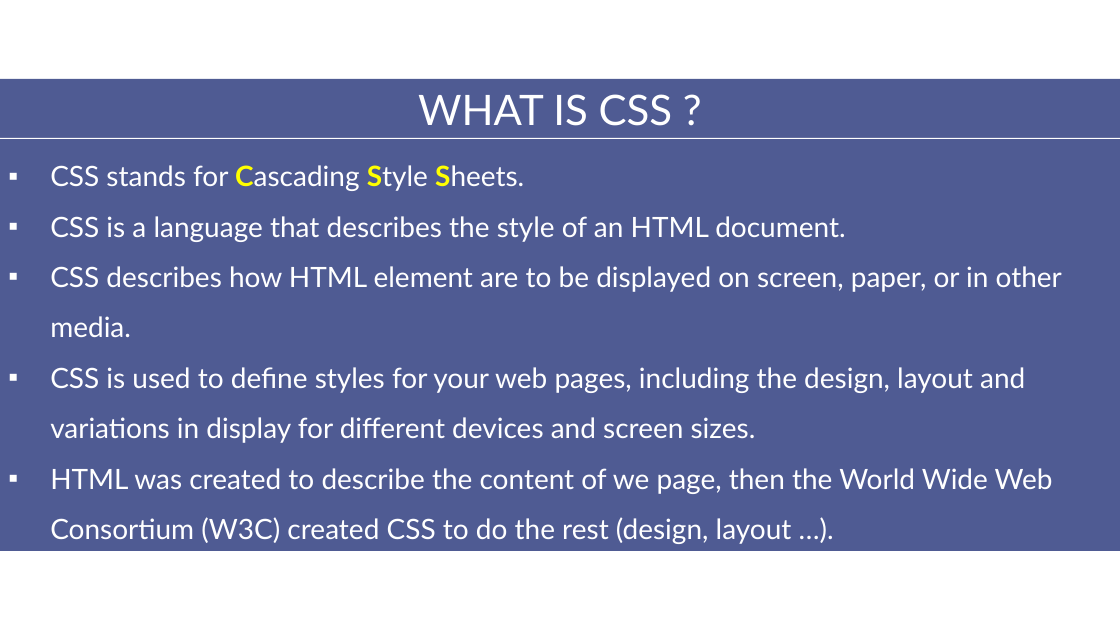
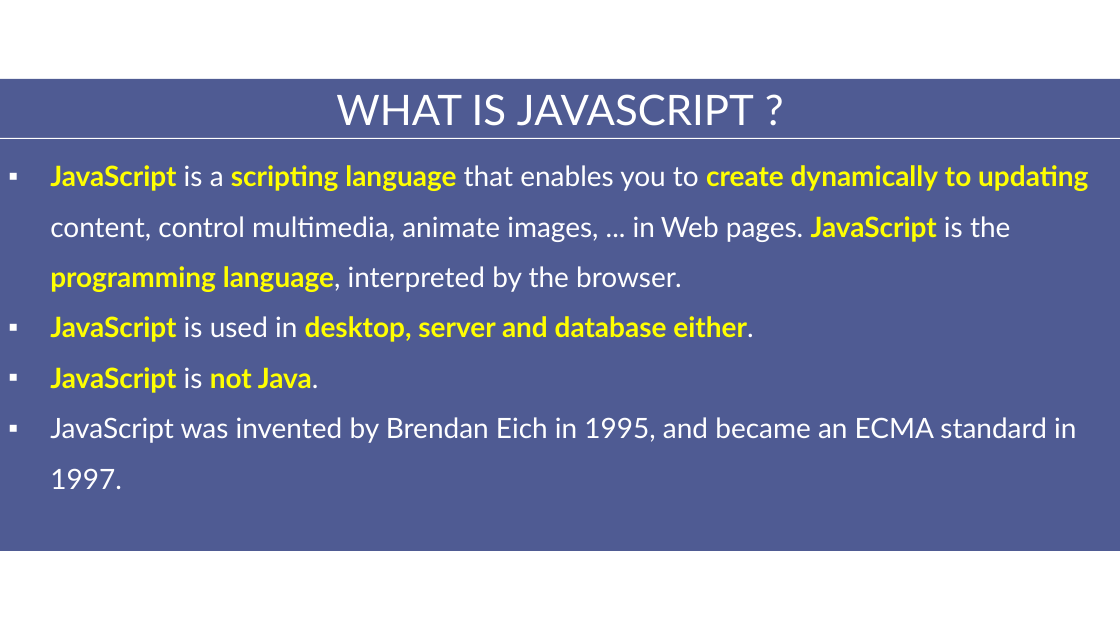
Before and after one commit to aptech-php/aptech-php-course, a slide deck: slide 3 of HTML-CSS-JS/slides/4-JavaScript.pptx. Drawn at 1120x630 pixels with LibreOffice and Linux fonts; fonts in the diff are those of the drawing. Boxes give left, top, right and bottom in pixels: in the first picture for what was removed or moved away, otherwise in the second. Text is boxed around its words. In the diff, an @@ line names an element or a change of style, - is before the commit and + after.

Commit message:
add javascript slide

```diff
--- a/HTML-CSS-JS/slides/4-JavaScript.pptx
+++ b/HTML-CSS-JS/slides/4-JavaScript.pptx
@@ text at (336,94,754,126): text changed @@
-WHAT IS CSS ?
+WHAT IS JAVASCRIPT ?
@@ text at (50,165,1088,489): text changed @@
-▪ CSS stands for Cascading Style Sheets.
-▪ CSS is a language that describes the style of an HTML document.
-▪ CSS describes how HTML element are to be displayed on screen, paper, or in other media.
-▪ CSS is used to define styles for your web pages, including the design, layout and variations in display for different devices and screen sizes.
-▪ HTML was created to describe the content of we page, then the World Wide Web Consortium (W3C) created CSS to do the rest (design, layout …).
+▪ JavaScript is a scripting language that enables you to create dynamically to updating content, control multimedia, animate images, ... in Web pages. JavaScript is the programming language, interpreted by the browser.
+▪ JavaScript is used in desktop, server and database either.
+▪ JavaScript is not Java.
+▪ JavaScript was invented by Brendan Eich in 1995, and became an ECMA standard in 1997.
```
Also in this commit, not shown: 3 other slides changed, 3 slides added, 3 slides removed, 1 other file.
